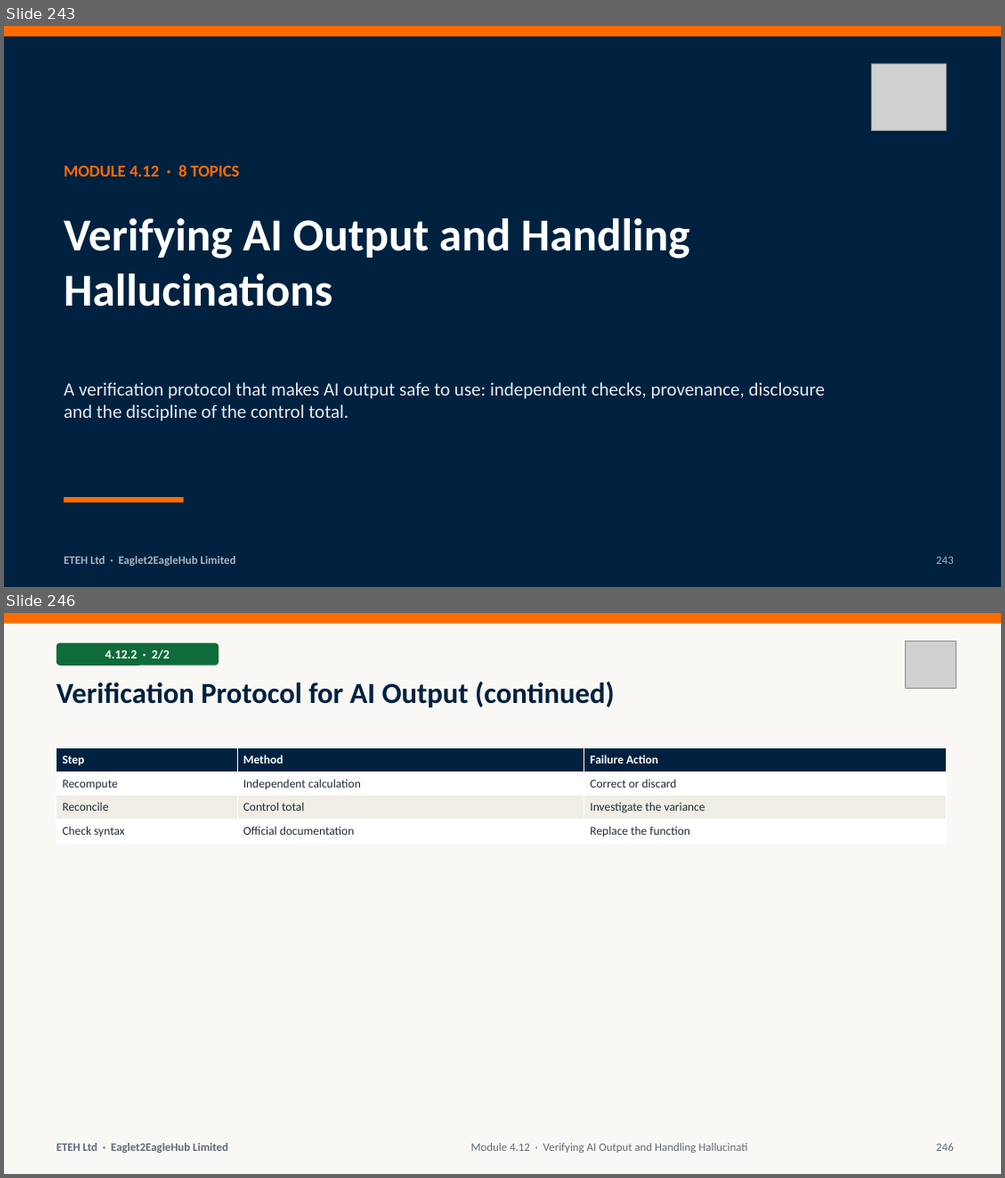
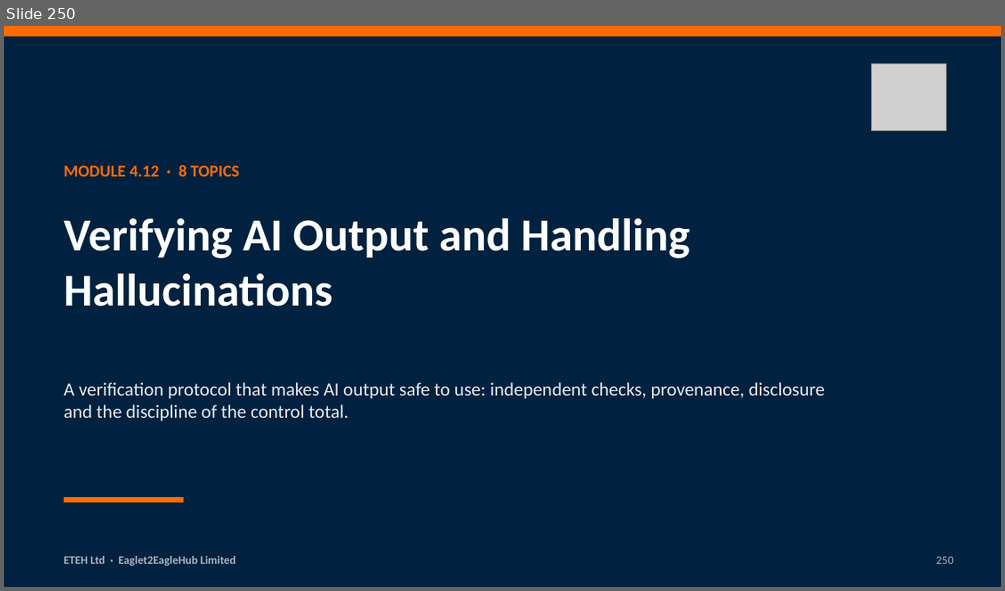
Before and after one commit to MaxiKen/ETEH, a slide deck: ETEH_Bootcamp_Pack/ETEH_Vol4_Week4_Stats_Forecast_AI_Slides.pptx. Shown one above the other, each under a label of ours: slides 243 and 246 before the commit, slide 250 after it; the slides between them are not shown. The pictures are 1005x1178 and 1005x591 pixels, drawn with LibreOffice and Linux fonts; fonts in the diff are those of the drawing; grey boxes stand for pictures. Boxes give left, top, right and bottom in pixels: in the first picture for what was removed or moved away, otherwise in the second. Text is boxed around its words. In the diff, an @@ line names an element or a change of style, - is before the commit and + after.

Commit message:
v2 slides: Modules 4.11-4.14 (Volume 4 complete); Week 4 workbook text fixes; V3 store-count fix

```diff
--- a/ETEH_Bootcamp_Pack/ETEH_Vol4_Week4_Stats_Forecast_AI_Slides.pptx
+++ b/ETEH_Bootcamp_Pack/ETEH_Vol4_Week4_Stats_Forecast_AI_Slides.pptx
@@ slide 246 removed at box(4, 613, 1001, 1174), background #FAF8F4 @@
@@ rectangle removed at box(4, 613, 1001, 624) @@
@@ rounded rectangle removed at box(57, 643, 218, 666) @@
@@ text removed at box(105, 649, 170, 659) @@
-4.12.2 · 2/2
@@ picture removed at box(905, 641, 956, 688) @@
@@ title removed at box(57, 682, 615, 707) @@
-Verification Protocol for AI Output (continued)
@@ table removed at box(57, 747, 947, 844), 4 rows, 3 columns @@
-Step | Method | Failure Action
-Recompute | Independent calculation | Correct or discard
-Reconcile | Control total | Investigate the variance
-Check syntax | Official documentation | Replace the function
@@ text removed at box(57, 1143, 228, 1152) @@
-ETEH Ltd · Eaglet2EagleHub Limited
@@ text removed at box(471, 1143, 747, 1152) @@
-Module 4.12 · Verifying AI Output and Handling Hallucinati
@@ text removed at box(936, 1143, 954, 1151) @@
-246
@@ what was slide 243 is now slide 250 @@
@@ slide 250 changed as well @@
@@ text at box(936, 556, 954, 564): text changed @@
-243
+250
```
Also in this commit, not shown: 5 other slides changed, 61 slides added, 41 other slides removed, 9 other files.
